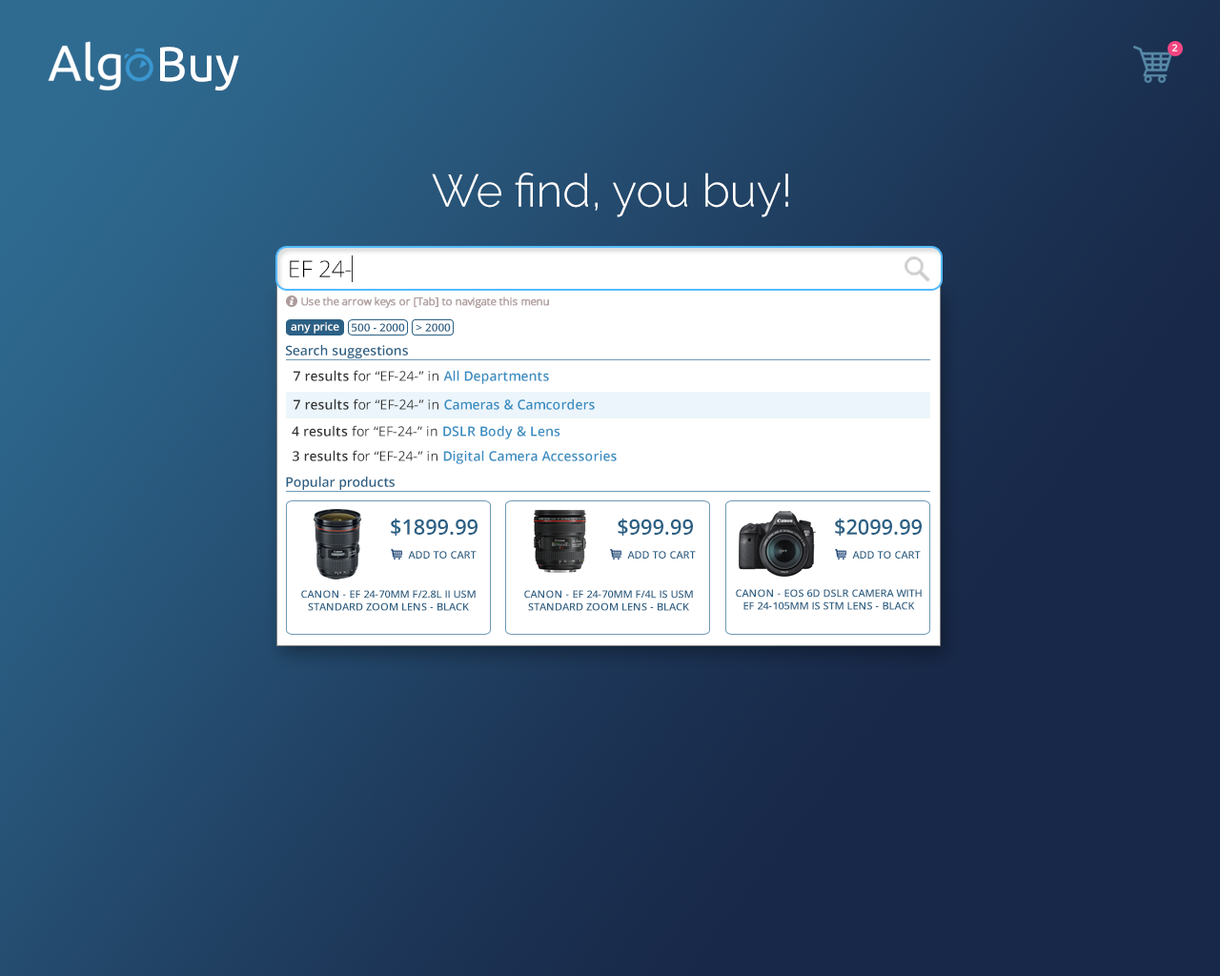
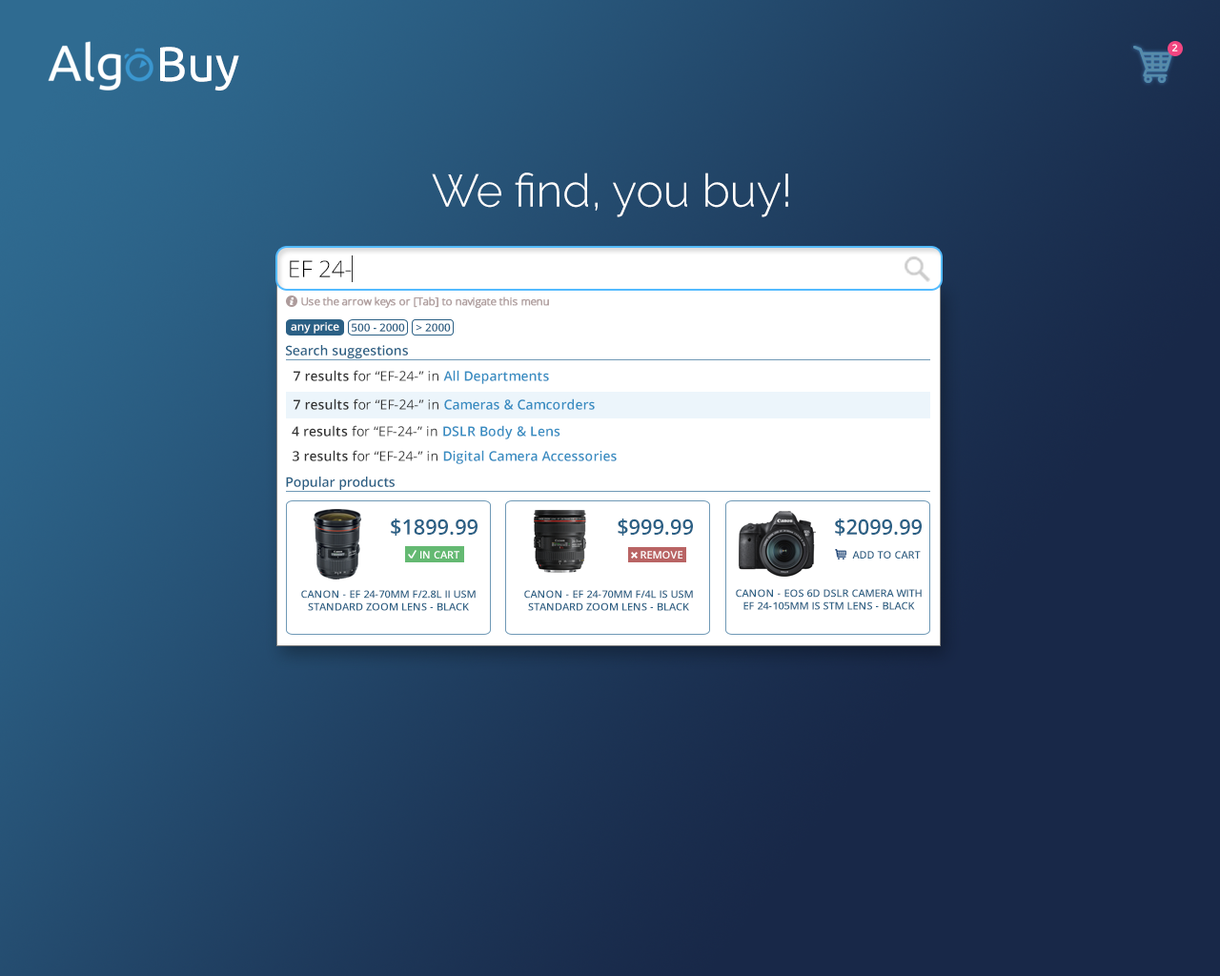
Layers edited between the first and the second 1220 x 976 image:
removed layer "cart" (1st of 4, in "Search" › "Suggestions" › "Products suggestions" › "list" › "Product 1" › "Price" › "add to cart") from group "add to cart" over (390, 549, 403, 560)
added layer "Shape 3" in group "in cart" over (408, 550, 417, 559)
renamed "add to cart" to "in cart", painted on it over (408, 551, 477, 559)
added layer "Rectangle 1" in group "in cart" over (405, 546, 465, 563)
removed layer "cart" (2nd of 4, in "Search" › "Suggestions" › "Products suggestions" › "list" › "Product 2" › "Price" › "add to cart") from group "add to cart" over (610, 549, 622, 560)
added layer "Shape 5" in group "remove from cart" over (631, 552, 638, 559)
renamed "add to cart" to "REMOVE", painted on it over (627, 551, 696, 559)
added layer "Rectangle 2" in group "remove from cart" over (628, 547, 687, 563)
showed "Cart hover" over (1133, 45, 1173, 83)
